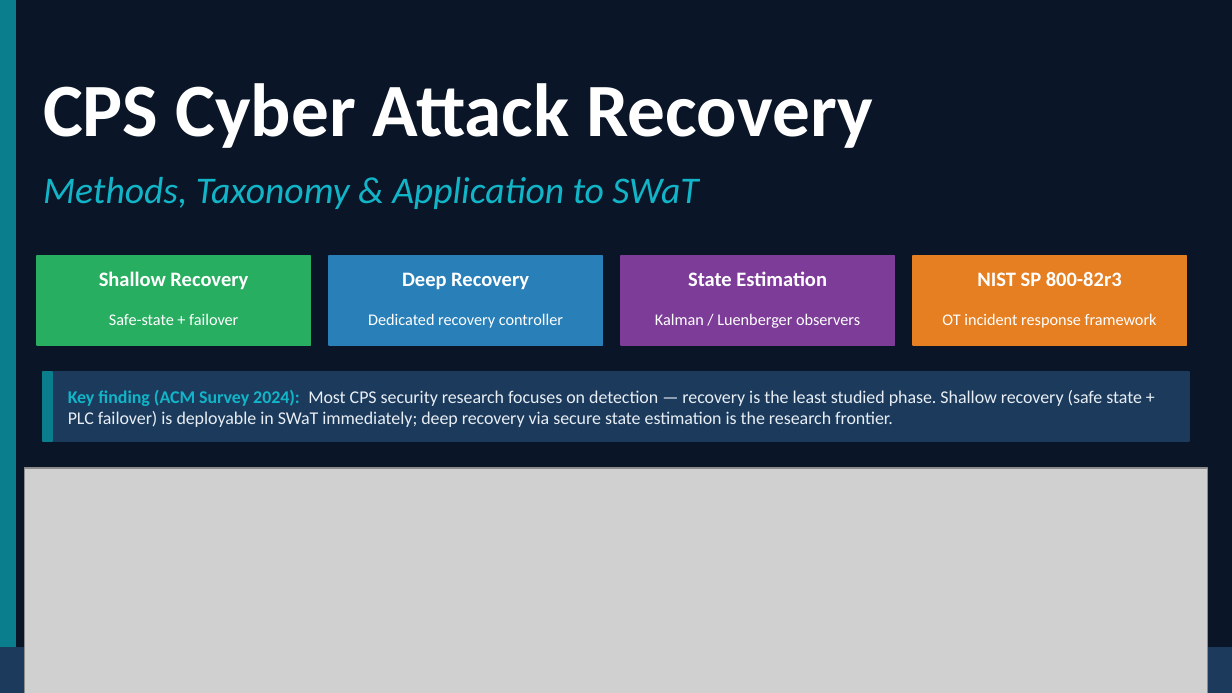
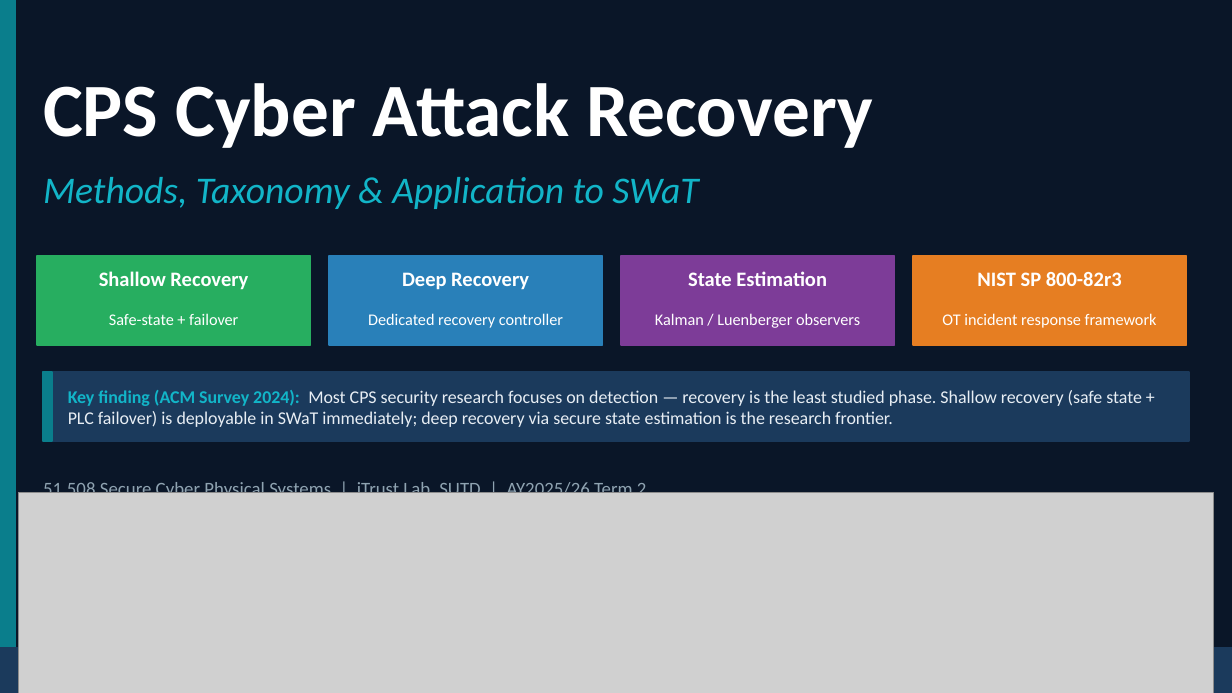
Before and after one commit to kinwee/swat-cps-project, a slide deck: slide 30 of slides/swat_with_images.pptx. Drawn at 1232x693 pixels with LibreOffice and Linux fonts; fonts in the diff are those of the drawing; grey boxes stand for pictures. Boxes give left, top, right and bottom in pixels: in the first picture for what was removed or moved away, otherwise in the second. Text is boxed around its words. In the diff, an @@ line names an element or a change of style, - is before the commit and + after.

Commit message:
embed real SWaT testbed photos + Paper #9 diagram into deck (7 slides updated)

```diff
--- a/slides/swat_with_images.pptx
+++ b/slides/swat_with_images.pptx
@@ text added at (43, 479, 647, 500), 11 pt, text #8FA3B1 @@
+51.508 Secure Cyber Physical Systems | iTrust Lab, SUTD | AY2025/26 Term 2
@@ picture: place and size @@
-picture at (25, 468, 1207, 693)
+picture at (18, 493, 1214, 693)
```
Also in this commit, not shown: 6 other slides changed.
